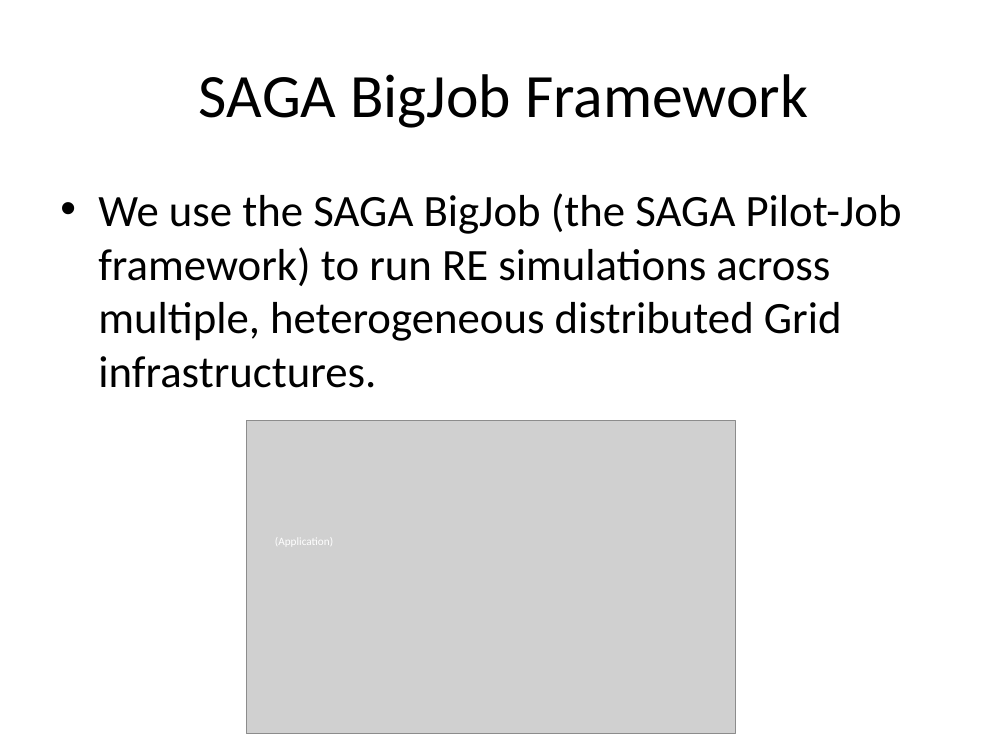
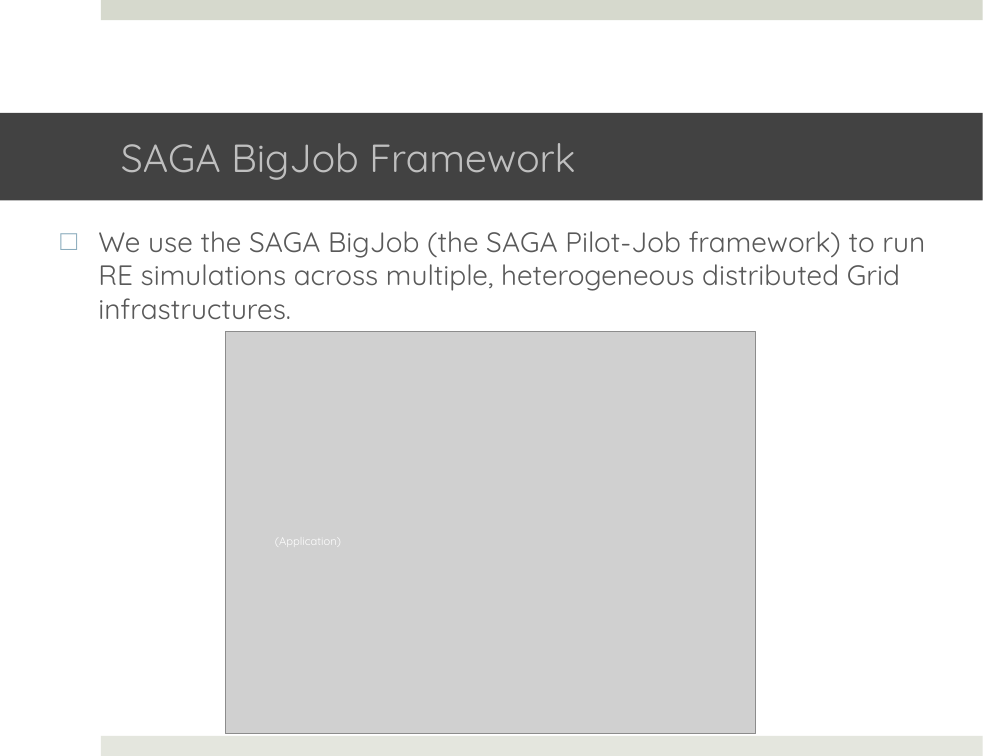
Before and after one commit to saga-project/saga-cpp-legacy-projects, a slide deck: slide 13 of papers/async-re/data/RE.pptx (slide 14 before the commit). Drawn at 1008x756 pixels with LibreOffice and Linux fonts; fonts in the diff are those of the drawing; grey boxes stand for pictures; background and template pictures are left out. Boxes give left, top, right and bottom in pixels: in the first picture for what was removed or moved away, otherwise in the second. Text is boxed around its words. In the diff, an @@ line names an element or a change of style, - is before the commit and + after.

```diff
--- a/papers/async-re/data/RE.pptx
+++ b/papers/async-re/data/RE.pptx
@@ rectangle added at <box>101,0,983,20</box>, fill #D6D9CD @@
@@ title "SAGA BigJob Framework": place and size @@
-title "SAGA BigJob Framework" at <box>199,74,808,128</box>
+title "SAGA BigJob Framework" at <box>0,113,983,201</box>
@@ title "SAGA BigJob Framework" at <box>0,113,983,201</box>: size 44 to 28 pt, font Calibri to Quicksand, text colour #000000 to #BFBFBF; alignment centre to left; fill none to #424242 @@
@@ text "We use the SAGA BigJob ...": place and size @@
-text "We use the SAGA BigJob ..." at <box>98,193,902,388</box>
+text "We use the SAGA BigJob ..." at <box>98,231,925,320</box>
@@ text "We use the SAGA BigJob ..." at <box>98,231,925,320</box>: size 32 to 20 pt, font Calibri to Quicksand, text colour #000000 to #595959; bullet • to □; more space between paragraphs @@
@@ picture: place and size @@
-picture at <box>247,420,736,734</box>
+picture at <box>225,332,756,734</box>
@@ text "(Application)" at <box>275,540,341,541</box>: font Calibri to Quicksand @@
@@ rectangle added at <box>101,736,983,756</box>, fill #E4E6DE @@
```
Also in this commit, not shown: 20 other slides changed, 2 slides added, 3 slides removed.
